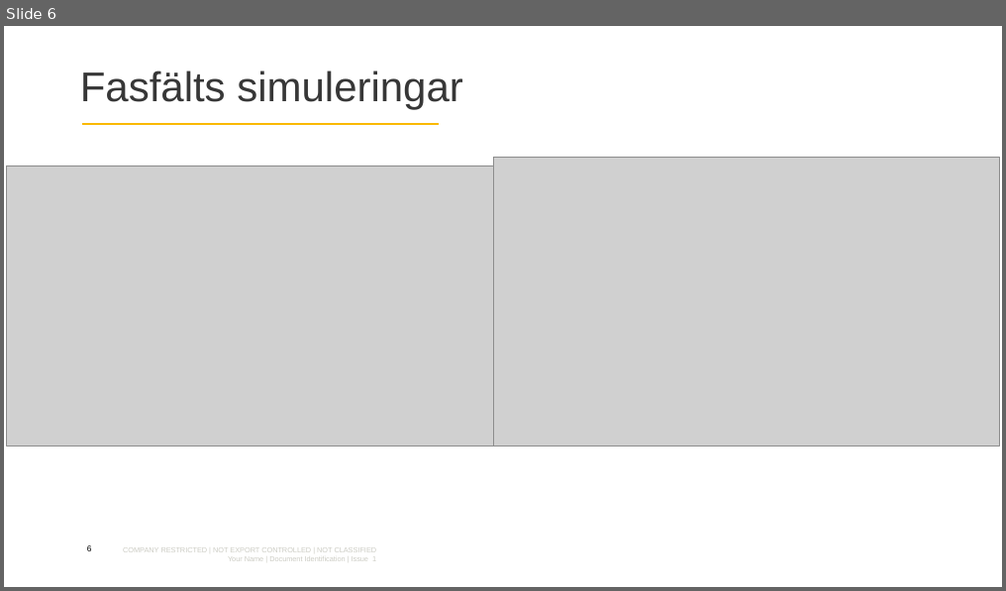
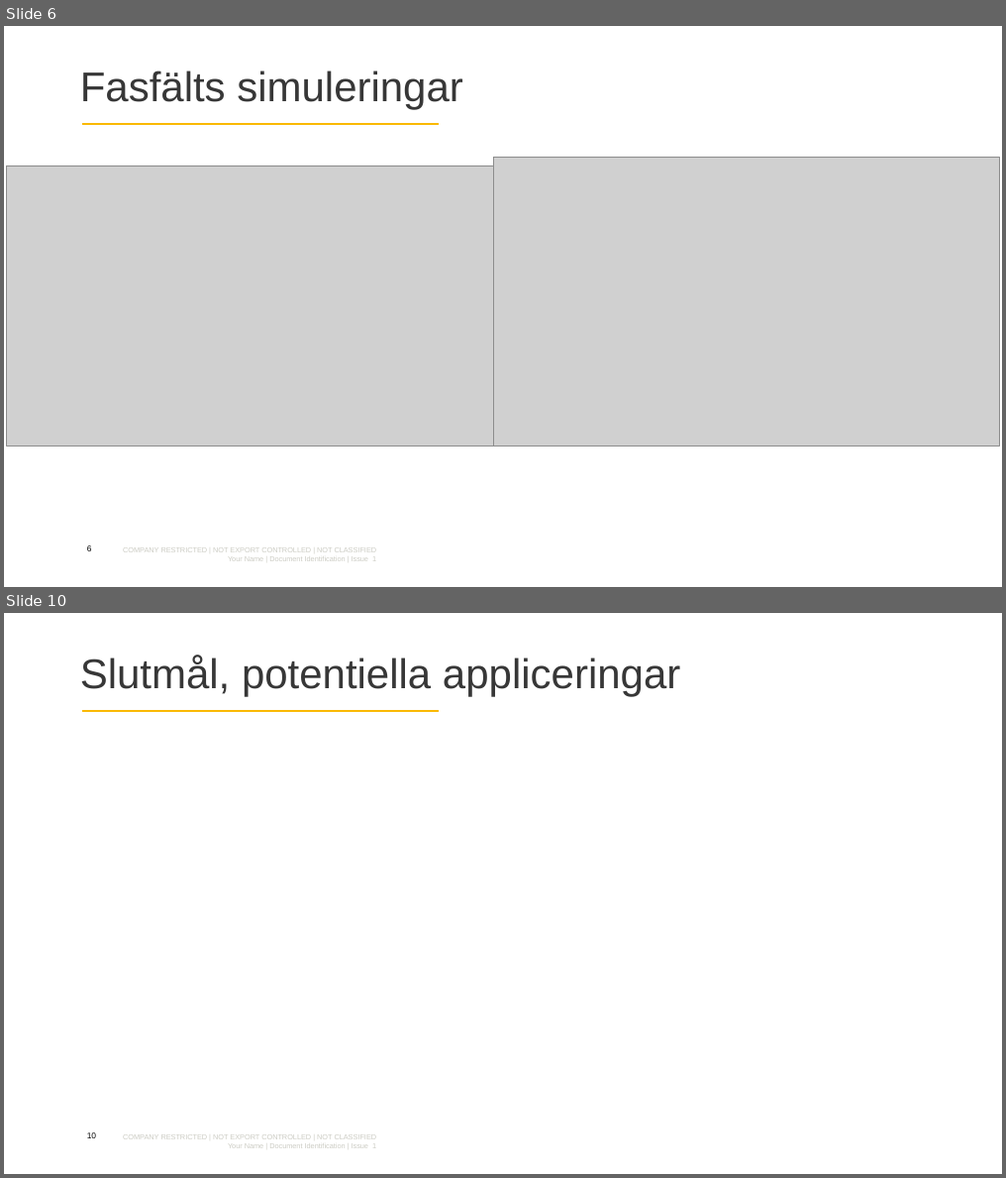
Before and after one commit to gurrajo/phaseField, a slide deck: docs/Mittpressentation.pptx. Shown one above the other, each under a label of ours: slide 6 before the commit, slides 6 and 10 after it; the slides between them are not shown. The pictures are 1006x591 and 1006x1178 pixels, drawn with LibreOffice and Linux fonts; fonts in the diff are those of the drawing; grey boxes stand for pictures; background and template pictures are left out. Boxes give left, top, right and bottom in pixels: in the first picture for what was removed or moved away, otherwise in the second. Text is boxed around its words. In the diff, an @@ line names an element or a change of style, - is before the commit and + after.

```diff
--- a/docs/Mittpressentation.pptx
+++ b/docs/Mittpressentation.pptx
@@ slide 10 added at (x1=4, y1=613, x2=1002, y2=1174), background #FFFFFF; not listed: 2 template elements that a slide beside it also shows @@
@@ title added at (x1=80, y1=655, x2=680, y2=696), 40 pt, text #373737 @@
+Slutmål, potentiella appliceringar
@@ page number added at (x1=87, y1=1133, x2=96, y2=1139), 8 pt, text #000000 @@
+10
```
Also in this commit, not shown: 1 slide changed, 4 other slides added, 2 other files.
